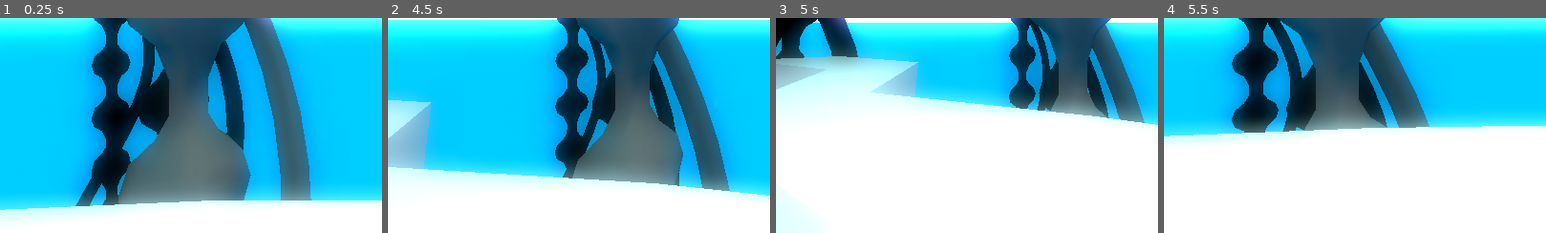
Above: before the commit, frames 1-4 (left to right).
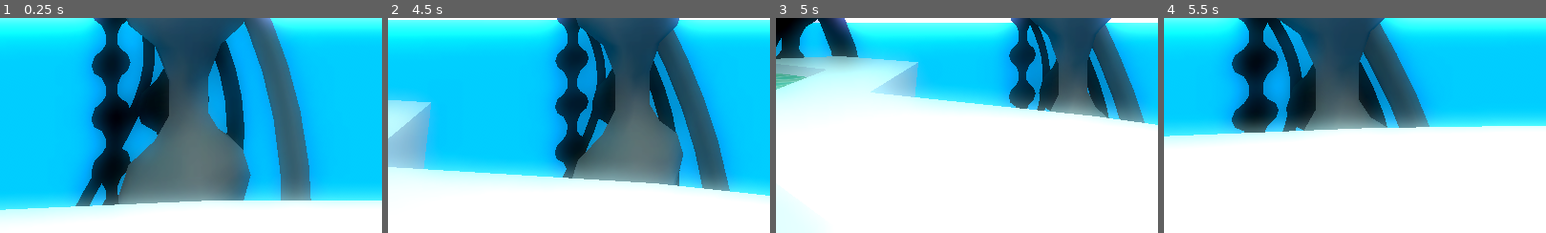
Above: after the commit, the same moments.

Repository: init-Sense/octant
Game: Godot game, scene res://scenes/level/octagon.tscn
The game is run twice, just before and just after one commit, with the same random seed, the same clock (stepped at 60 frames per second) and the same inputs. A sky picture missing from this copy of the repository is replaced by a grey-blue gradient.
Inputs (mouse positions are % of the whole screen's width and height, from its top left):
- Up to frame 1 (0.25 s): no input
- Up to frame 2 (4.5 s): move the mouse to (55, 50) at 0.52 s; hold Q (debug_crouch_up) from 0.53 s (still down); tap Shift (sprint) every 0.75 s from 0.6 to 4.35 s; tap Space (jump) at 0.77, 1.52, 3.02, 3.77 s; move the mouse to (45, 50) at 1.27 s; move the mouse to (52, 48) at 2.02 s; move the mouse to (49, 52) at 2.77 s; move the mouse to (57, 51) at 3.52 s; move the mouse to (42, 49) at 4.27 s
- Up to frame 3 (5 s): keep holding Q (debug_crouch_up); tap Space (jump) at 4.52 s
- Up to frame 4 (5.5 s): keep holding Q (debug_crouch_up); move the mouse to (51, 50) at 5.02 s; tap Shift (sprint) at 5.1 s
The pictures show only the part of the screen within x 0-50%, y 50-100%; the shares and areas given below are measured in that part.

Frames 1-2 are identical in both runs. In frame 3, 0.3% of the frame differs, in the area x 0-8%, y 25-34%; in frame 4, nothing differs.

Commit message:
feature: added water

Diff:
--- /dev/null
+++ b/assets/materials/water.tres
@@ -0,0 +1,15 @@
+[gd_resource type="ShaderMaterial" load_steps=3 format=3 uid="uid://4agj4rvs7qeo"]
+
+[ext_resource type="Shader" path="res://shaders/water_scroll.gdshader" id="1_22cvw"]
+[ext_resource type="Texture2D" uid="uid://dq7djwyj4j2ok" path="res://assets/textures/water_normal.jpg" id="2_5g4sn"]
+
+[resource]
+render_priority = 0
+shader = ExtResource("1_22cvw")
+shader_parameter/water_color = Color(1.34766e-06, 0.760954, 0.484179, 1)
+shader_parameter/uv_scale = 2.0
+shader_parameter/time_scale = 1.0
+shader_parameter/normal = 0.5
+shader_parameter/roughness = 0.3
+shader_parameter/scroll_speed = -0.01
+shader_parameter/water_normal_texture = ExtResource("2_5g4sn")
--- a/scenes/level/pool.tscn
+++ b/scenes/level/pool.tscn
@@ -1,7 +1,11 @@
-[gd_scene load_steps=3 format=3 uid="uid://cskl5bbc4k05v"]
+[gd_scene load_steps=5 format=3 uid="uid://cskl5bbc4k05v"]
 
 [ext_resource type="PackedScene" uid="uid://vqtapcimp5km" path="res://assets/models/pool.glb" id="1_0ooii"]
 [ext_resource type="PackedScene" uid="uid://b77afiips05e2" path="res://assets/models/column_outer.glb" id="2_wbgnn"]
+[ext_resource type="Material" uid="uid://4agj4rvs7qeo" path="res://assets/materials/water.tres" id="3_4d6ge"]
+
+[sub_resource type="PlaneMesh" id="PlaneMesh_lv5sm"]
+material = ExtResource("3_4d6ge")
 
 [node name="Pool" type="Node3D"]
 
@@ -12,3 +16,7 @@
 
 [node name="ColumnOuter_R" parent="." instance=ExtResource("2_wbgnn")]
 transform = Transform3D(1, 0, 0, 0, 1, 0, 0, 0, 1, 18.128, 0.028, 3)
+
+[node name="Water2" type="MeshInstance3D" parent="."]
+transform = Transform3D(4.75081, 0, 0, 0, 1, 0, 0, 0, 4.75081, 0.0349276, 0.676399, 0)
+mesh = SubResource("PlaneMesh_lv5sm")
--- /dev/null
+++ b/shaders/water_scroll.gdshader
@@ -0,0 +1,36 @@
+shader_type spatial;
+render_mode cull_disabled; // Disable face culling to render both sides
+
+uniform vec3 water_color : source_color;
+uniform float uv_scale : hint_range(0.0, 80.0, 1) = 2.0;
+uniform float time_scale : hint_range(0.0, 2.0, 0.25) = 1.0;
+uniform sampler2D water_normal_texture;
+uniform sampler2D screen_texture : hint_screen_texture, repeat_disable;
+uniform float normal : hint_range(0.0, 1.0, 0.1) = 0.5;
+uniform float roughness : hint_range(0.0, 1.0, 0.1) = 0.3;
+uniform float scroll_speed : hint_range(-3.0, 0.0, 0.1) = -0.01; // New uniform for scrolling speed
+
+void fragment() {
+    vec2 _uv = UV * uv_scale;
+    vec2 _suv = SCREEN_UV;
+
+    // Add a scrolling offset to the UV coordinates
+    _uv.x += TIME * scroll_speed; // Scrolling effect towards the x-axis
+	_uv.y += TIME * scroll_speed;
+
+    // Add some sine and cosine waves to UV coordinates for wave effect
+    _uv.x += sin(TIME * time_scale + (_uv.x + _uv.y) * 10.0) * 0.02;
+    _uv.y += cos(TIME * time_scale + (_uv.x - _uv.y) * 10.0) * 0.02;
+
+    _suv.x += sin(TIME * time_scale + (_suv.x + _suv.y) * 30.0) * 0.001;
+    _suv.y += cos(TIME * time_scale + (_suv.x - _suv.y) * 30.0) * 0.001;
+
+    vec3 screen_color = texture(screen_texture, _suv).rgb;
+    vec3 normal_map = texture(water_normal_texture, _uv).rgb;
+
+    // Blend the water color with the screen color
+    ALBEDO = mix(screen_color, water_color, 0.85);
+    NORMAL_MAP = normal_map;
+    NORMAL *= normal;
+    ROUGHNESS = roughness;
+}
Binary file added: assets/textures/water_normal.jpg
Not shown, added: assets/textures/water_normal.jpg.import
